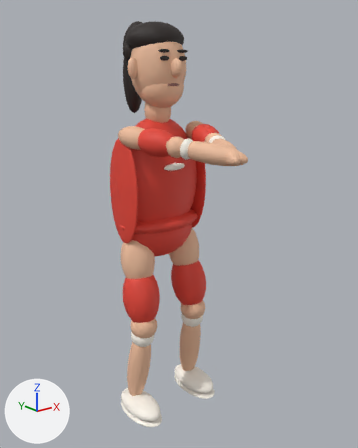
One commit to the glTF model assets/models/coach-female.glb: the scene before it, then after it.
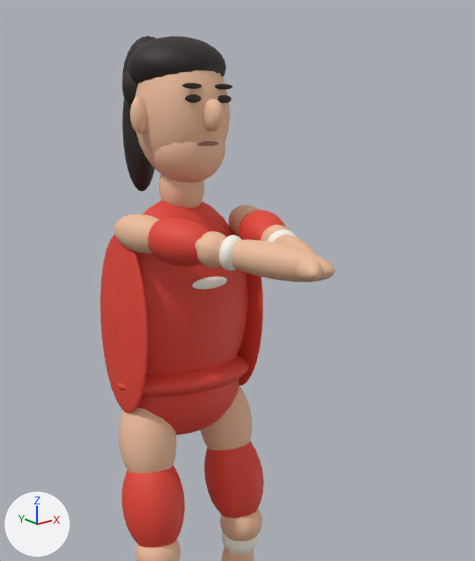
There are two pictures of each version: one whole from a 50 mm camera at (-1.386, -1.898, 1.732) aimed at (0.013, -0.149, 1.033), one close up on the part from 14% to 92% of the width and 0% to 74% of the height. Every picture has the same lights, and +X, +Y and +Z are marked at lower left. The last two pictures show the newer version. Both versions are drawn at frame 29 of the action 'shoulder'; the numbers are the values there.
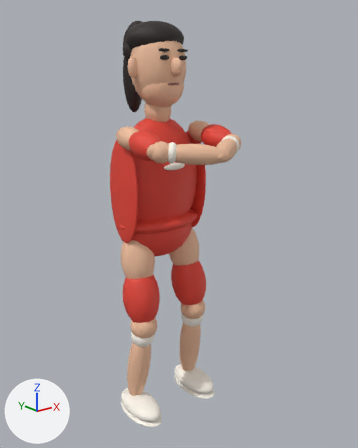
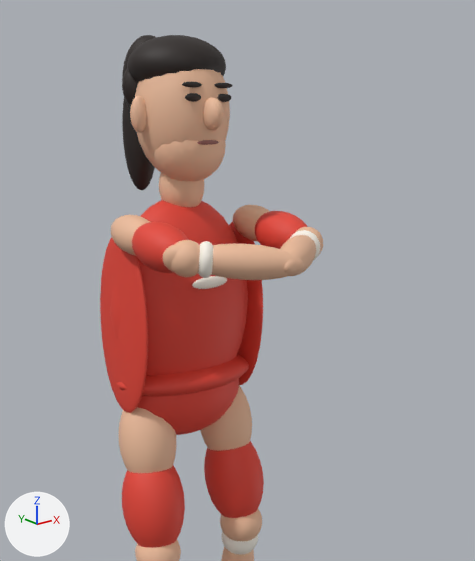
Not drawn themselves, but carrying or shaping drawn objects: ob_head, ob_leftupperarm, ob_leftforearm, ob_rightupperarm, ob_rightforearm, ob_rightelbow.

Edits to the scene script, one JSON object a line:
```json
{"op": "set", "path": "ob_head.location", "old": "(0.0, -0.015, 1.74)", "new": "(0.0, -0.015, 1.743)"}
{"op": "set", "path": "ob_leftupperarm.location", "old": "(-0.155, -0.141, 1.438)", "new": "(-0.201, -0.148, 1.435)"}
{"op": "set", "path": "ob_leftupperarm.rotation_euler", "old": "(1.688, 0.338, 0.38)", "new": "(1.727, 0.0239, 0.0279)", "note": "degrees (97, 19, 22) -> degrees (99, 1.4, 1.6)"}
{"op": "set", "path": "ob_leftforearm.location", "old": "(-0.0377, -0.42, 1.406)", "new": "(-0.0839, -0.377, 1.402)"}
{"op": "set", "path": "ob_leftforearm.rotation_euler", "old": "(1.685, 0.45, 0.502)", "new": "(1.684, 0.951, 1.046)", "note": "degrees (97, 26, 29) -> degrees (96, 54, 60)"}
{"op": "set", "path": "ob_leftforearm.scale", "old": "(0.043, 0.043, 0.156)", "new": "(0.043, 0.043, 0.14)"}
{"op": "set", "path": "ob_rightupperarm.location", "old": "(0.155, -0.141, 1.438)", "new": "(0.201, -0.148, 1.435)"}
{"op": "set", "path": "ob_rightupperarm.rotation_euler", "old": "(1.688, -0.338, -0.38)", "new": "(1.727, -0.0239, -0.0279)", "note": "degrees (97, -19, -22) -> degrees (99, -1.4, -1.6)"}
{"op": "set", "path": "ob_rightforearm.location", "old": "(0.0377, -0.42, 1.406)", "new": "(0.0839, -0.377, 1.402)"}
{"op": "set", "path": "ob_rightforearm.rotation_euler", "old": "(1.685, -0.45, -0.502)", "new": "(1.684, -0.951, -1.046)", "note": "degrees (97, -26, -29) -> degrees (96, -54, -60)"}
{"op": "set", "path": "ob_rightforearm.scale", "old": "(0.043, 0.043, 0.156)", "new": "(0.043, 0.043, 0.14)"}
{"op": "set", "path": "ob_rightelbow.location", "old": "(0.105, -0.281, 1.422)", "new": "(0.198, -0.296, 1.411)"}
```

What differs and where, as boxes [x1, y1, x2, y2] in the close-ups (475 x 561 px):
```json
{"object": "Mesh_2.001", "change": "moved", "before": [135, 70, 230, 175], "after": [135, 69, 230, 174]}
{"object": "Mesh_2.007", "change": "moved, turned, rescaled", "before": [232, 240, 335, 282], "after": [211, 243, 304, 280]}
{"object": "Mesh_3", "change": "moved", "before": [127, 36, 226, 84], "after": [127, 35, 226, 83]}
{"object": "Mesh_0.006", "change": "moved, turned", "before": [148, 218, 209, 266], "after": [132, 222, 189, 273]}
{"object": "Mesh_2.002", "change": "moved", "before": [154, 140, 226, 183], "after": [154, 139, 226, 181]}
{"object": "Mesh_0.008", "change": "moved, turned", "before": [239, 210, 286, 240], "after": [255, 211, 307, 249]}
{"object": "Mesh_3.007", "change": "moved", "before": [122, 99, 155, 191], "after": [122, 98, 155, 190]}
{"object": "Mesh_2.014", "change": "moved, turned, rescaled", "before": [274, 235, 322, 282], "after": [280, 235, 316, 276]}
{"object": "Mesh_2.006", "change": "moved, turned", "before": [114, 214, 159, 254], "after": [111, 215, 150, 256]}
{"object": "Mesh_2", "change": "moved", "before": [159, 174, 204, 208], "after": [159, 173, 204, 207]}
{"object": "Mesh_1.004", "change": "moved, turned, rescaled", "before": [219, 235, 241, 271], "after": [198, 241, 213, 278]}
{"object": "Mesh_2.013", "change": "moved, turned", "before": [228, 205, 259, 237], "after": [233, 205, 270, 242]}
{"object": "Mesh_2.003", "change": "moved", "before": [203, 99, 224, 132], "after": [203, 97, 224, 131]}
{"object": "Mesh_2.004", "change": "moved", "before": [130, 97, 147, 134], "after": [130, 96, 147, 133]}
{"object": "Mesh_3.001", "change": "moved", "before": [122, 69, 138, 108], "after": [122, 68, 138, 107]}
{"object": "Mesh_1.008", "change": "moved, turned, rescaled", "before": [267, 230, 297, 242], "after": [289, 230, 320, 261], "on screen": "mostly hidden"}
{"object": "Mesh_2.018", "change": "moved", "before": [261, 225, 290, 241], "after": [296, 227, 323, 254]}
{"object": "Mesh_3.006", "change": "moved", "before": [122, 36, 156, 112], "after": [122, 35, 156, 111]}
{"object": "Mesh_2.008", "change": "moved, turned, rescaled", "before": [195, 238, 202, 251], "after": [162, 244, 181, 272], "on screen": "mostly hidden before"}
{"object": "Mesh_3.002", "change": "moved", "before": [185, 94, 201, 103], "after": [185, 93, 201, 102]}
{"object": "Mesh_3.003", "change": "moved", "before": [182, 83, 202, 89], "after": [182, 82, 202, 88]}
{"object": "Mesh_4", "change": "moved", "before": [197, 141, 219, 146], "after": [197, 140, 219, 145]}
{"object": "Mesh_3.005", "change": "moved", "before": [214, 84, 233, 90], "after": [214, 83, 233, 88]}
{"object": "Mesh_3.004", "change": "moved", "before": [218, 95, 231, 103], "after": [218, 94, 231, 102]}
```
